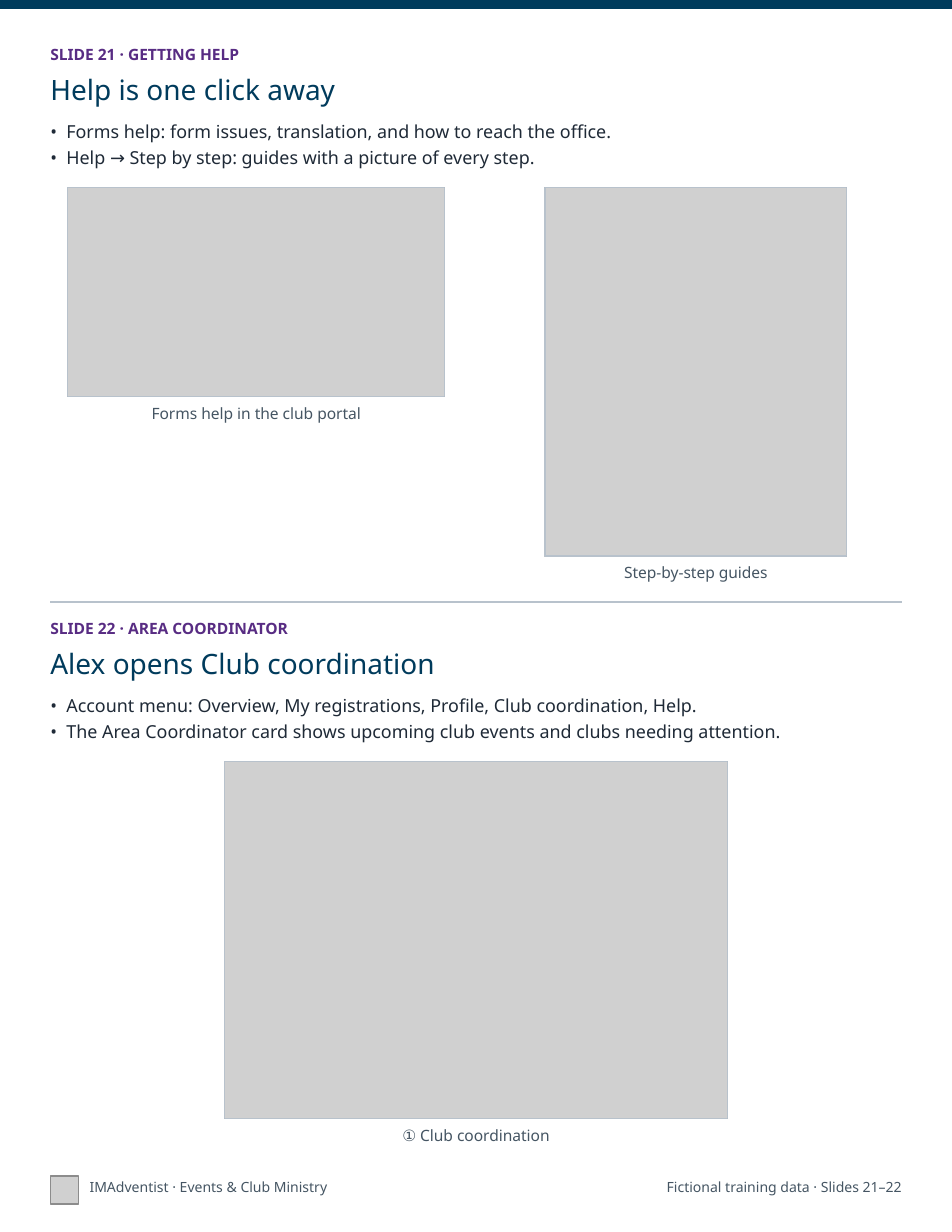
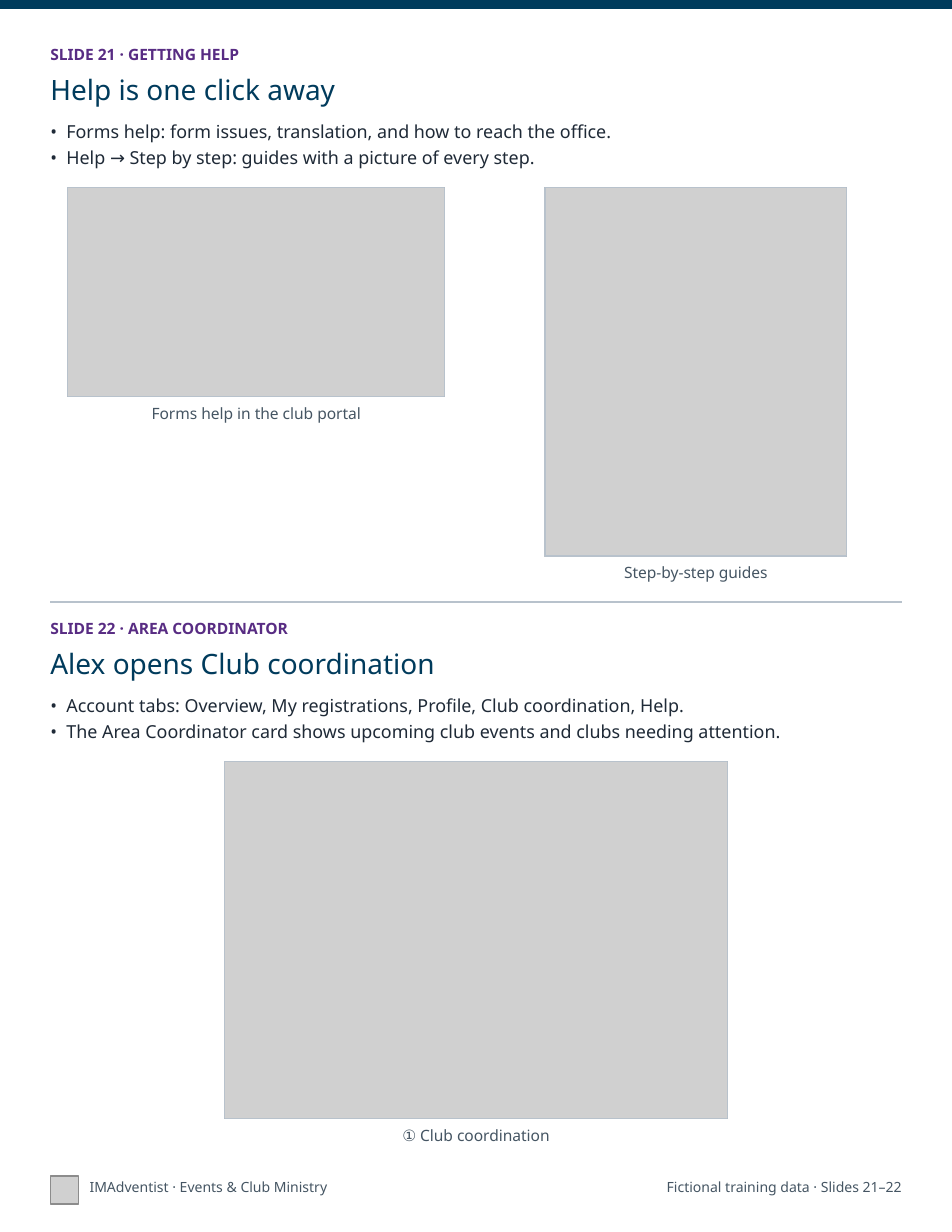
Before and after one commit to DurantTL/IMSDA-Events, a slide deck: slide 11 of docs/platform-documentation/2026-11-05/exports/IMAdventist-getting-started-print.pptx. Drawn at 952x1232 pixels with LibreOffice and Linux fonts; fonts in the diff are those of the drawing; grey boxes stand for pictures. Boxes give left, top, right and bottom in pixels: in the first picture for what was removed or moved away, otherwise in the second. Text is boxed around its words. In the diff, an @@ line names an element or a change of style, - is before the commit and + after.

```diff
--- a/docs/platform-documentation/2026-11-05/exports/IMAdventist-getting-started-print.pptx
+++ b/docs/platform-documentation/2026-11-05/exports/IMAdventist-getting-started-print.pptx
@@ text at bbox=[66, 698, 684, 717]: text changed @@
-• Account menu: Overview, My registrations, Profile, Club coordination, Help.
+• Account tabs: Overview, My registrations, Profile, Club coordination, Help.
```
Also in this commit, not shown: 3 other slides changed, 59 other files.
